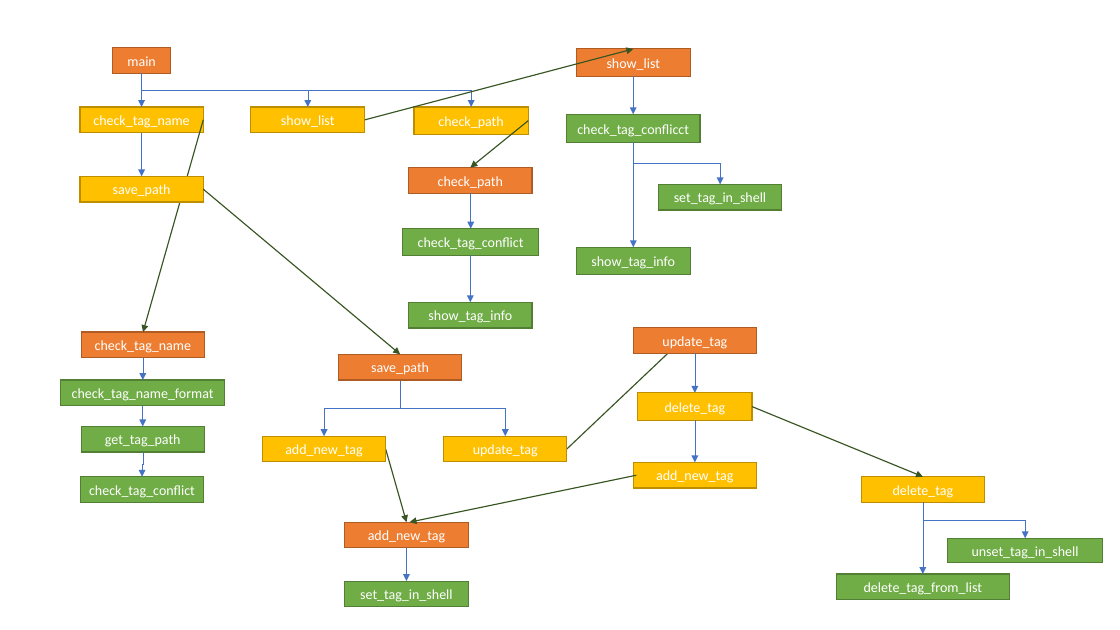
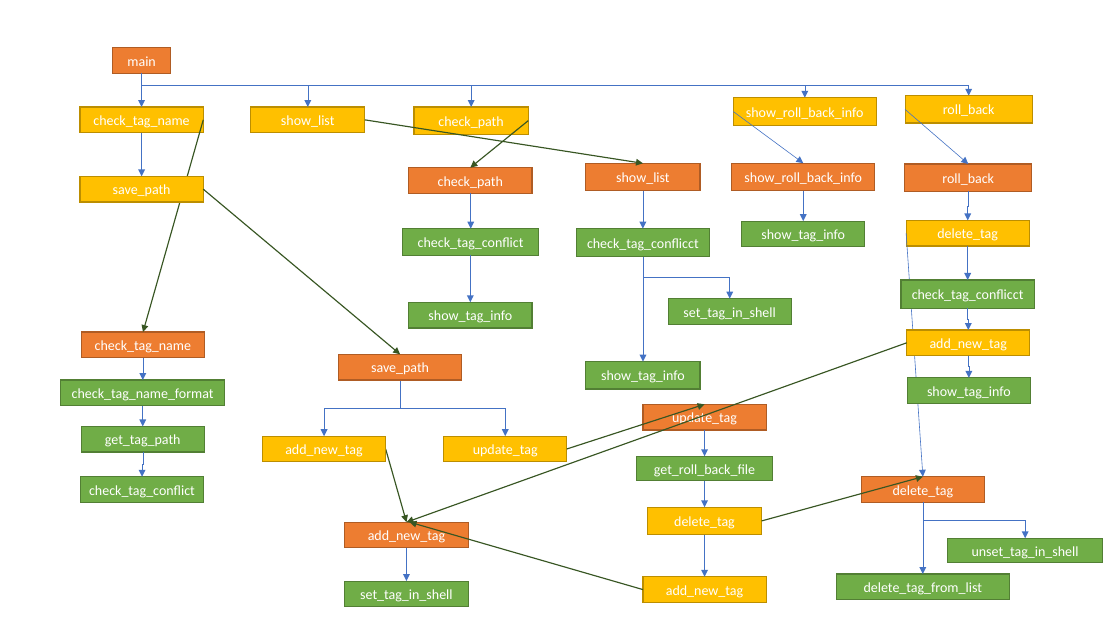
Before and after one commit to babulalala/g2w, a slide deck: slide 1 of function_roadmap.pptx. Drawn at 1120x630 pixels with LibreOffice and Linux fonts; fonts in the diff are those of the drawing. Boxes give left, top, right and bottom in pixels: in the first picture for what was removed or moved away, otherwise in the second. Text is boxed around its words. In the diff, an @@ line names an element or a change of style, - is before the commit and + after.

```diff
--- a/function_roadmap.pptx
+++ b/function_roadmap.pptx
@@ elbow arrow (142, 73) - (308, 107): route changed @@
@@ elbow arrow (142, 73) - (471, 107): route changed @@
@@ elbow arrow added from (142, 73) to (805, 97), #4472C4 0.5 pt @@
@@ elbow arrow added from (142, 73) to (969, 96), #4472C4 0.5 pt @@
@@ rectangle added at (x1=734, y1=97, x2=876, y2=125), fill #FFC000, outline #BD8E00 1 pt, 12 pt, text #FFFFFF @@
+show_roll_back_info
@@ arrow added from (734, 112) to (803, 163), #4472C4 0.5 pt @@
@@ rectangle added at (x1=906, y1=96, x2=1033, y2=124), fill #FFC000, outline #BD8E00 1 pt, 12 pt, text #FFFFFF @@
+roll_back
@@ arrow added from (906, 109) to (969, 164), #4472C4 0.5 pt @@
@@ arrow moved from (365, 120) - (634, 49) to (365, 120) - (643, 163) @@
@@ rectangle added at (x1=732, y1=163, x2=875, y2=191), fill #ED7D31, outline #AF5C24 1 pt, 12 pt, text #FFFFFF @@
+show_roll_back_info
@@ rectangle added at (x1=905, y1=164, x2=1032, y2=192), fill #ED7D31, outline #AF5C24 1 pt, 12 pt, text #FFFFFF @@
+roll_back
@@ elbow arrow added from (803, 191) to (803, 221), #4472C4 0.5 pt @@
@@ elbow arrow added from (969, 192) to (968, 220), #4472C4 0.5 pt @@
@@ rectangle added at (x1=742, y1=221, x2=865, y2=247), fill #70AD47, outline #538035 1 pt, 12 pt, text #FFFFFF @@
+show_tag_info
@@ rectangle added at (x1=907, y1=220, x2=1030, y2=246), fill #FFC000, outline #BD8E00 1 pt, 12 pt, text #FFFFFF @@
+delete_tag
@@ arrow added from (907, 234) to (923, 477), #4472C4 0.5 pt @@
@@ elbow arrow added from (968, 246) to (968, 280), #4472C4 0.5 pt @@
@@ rectangle added at (x1=902, y1=280, x2=1035, y2=308), fill #70AD47, outline #538035 1 pt, 12 pt, text #FFFFFF @@
+check_tag_conflicct
@@ elbow arrow added from (968, 308) to (969, 330), #4472C4 0.5 pt @@
@@ arrow added from (907, 343) to (407, 523), #385723 1 pt @@
@@ rectangle added at (x1=907, y1=330, x2=1030, y2=356), fill #FFC000, outline #BD8E00 1 pt, 12 pt, text #FFFFFF @@
+add_new_tag
@@ elbow arrow added from (969, 355) to (969, 378), #4472C4 0.5 pt @@
@@ rectangle added at (x1=907, y1=378, x2=1031, y2=404), fill #70AD47, outline #538035 1 pt, 12 pt, text #FFFFFF @@
+show_tag_info
@@ arrow moved from (567, 450) - (695, 328) to (567, 450) - (705, 404) @@
@@ rectangle "update_tag" moved from (x1=634, y1=328, x2=757, y2=354) to (x1=643, y1=404, x2=766, y2=430) @@
@@ elbow arrow moved from (695, 354) - (695, 393) to (705, 430) - (705, 456) @@
@@ rectangle added at (x1=637, y1=456, x2=773, y2=481), fill #70AD47, outline #538035 1 pt, 12 pt, text #FFFFFF @@
+get_roll_back_file
@@ arrow moved from (752, 407) - (923, 477) to (762, 521) - (923, 477) @@
@@ rectangle "delete_tag" at (x1=861, y1=477, x2=985, y2=503): fill #FFC000 to #ED7D31; outline #BD8E00 1 pt to #AF5C24 1 pt @@
@@ elbow arrow added from (705, 481) to (705, 507), #4472C4 0.5 pt @@
@@ arrow moved from (637, 476) - (410, 523) to (643, 590) - (410, 523) @@
@@ 6 rectangles, 4 elbow arrows moved together from (x1=567, y1=49, x2=782, y2=488) to (x1=576, y1=163, x2=791, y2=603) @@
```
Also in this commit, not shown: 1 other slide changed, 2 other files.
